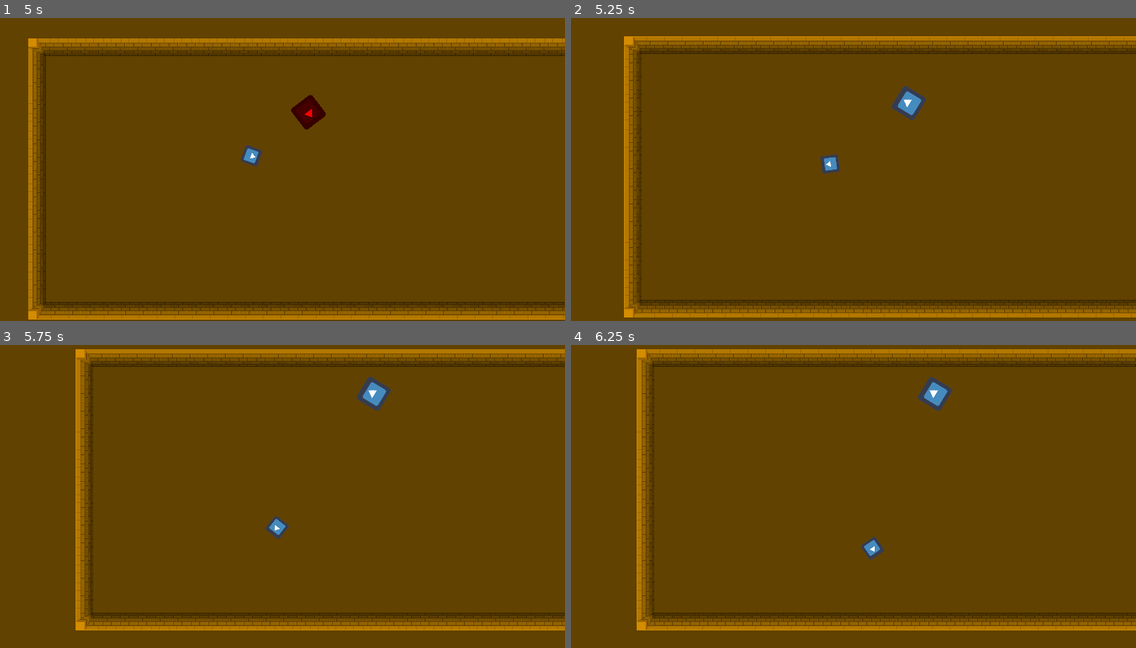
Above: before the commit, frames 1-4 (two rows, left to right).
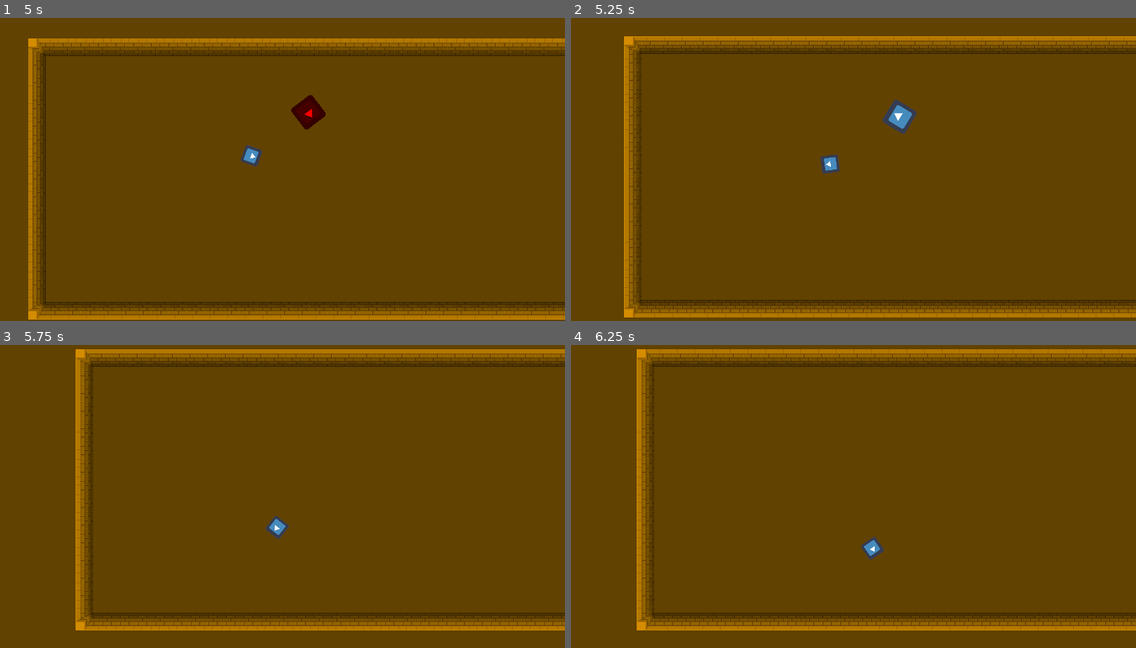
Above: after the commit, the same moments.

Repository: kinge880/GameJam
Game: Godot game, scene res://Word.tscn
Two runs of this game, one before a commit and one after it. Both use one fixed random seed, a clock stepped at 60 frames per second and the inputs below. The engine's default icon, where the game draws it, is replaced by a stand-in: a white triangle on a blue panel in a dark square.
Inputs (mouse positions are in pixels of both pictures, inside the frame that each line leads up to):
- Up to frame 1 (5 s): move the mouse to (406, 139) at 0.52 s; hold D (ui_right) 0.53-1.28 s; hold Space (atk) 0.53-1.28 s; move the mouse to (169, 172) at 1.27 s; hold S (ui_down) 1.28-2.03 s; tap Space (atk) at 1.35, 2.85, 4.35 s; move the mouse to (339, 84) at 2.02 s; hold D (ui_right) 2.03-2.78 s; hold Space (atk) 2.03-2.78 s; move the mouse to (254, 221) at 2.77 s; hold W (ui_up) 2.78-3.53 s; move the mouse to (452, 205) at 3.52 s; hold Space (atk) 3.53-4.28 s; hold A (ui_left) from 3.53 s (still down); move the mouse to (113, 105) at 4.27 s
- Up to frame 2 (5.25 s): move the mouse to (881, 157) at 5.02 s; release A (ui_left) at 5.03 s; hold S (ui_down) from 5.03 s (still down); hold Space (atk) from 5.03 s (still down)
- Up to frame 3 (5.75 s): keep holding S (ui_down); keep holding Space (atk)
- Up to frame 4 (6.25 s): move the mouse to (768, 399) at 5.77 s; release S (ui_down) at 5.78 s; release Space (atk) at 5.78 s; hold D (ui_right) from 5.78 s (still down); tap Space (atk) at 5.85 s

Frame 1 is identical in both runs. In frame 2, 0.6% of the frame differs, in the area x 55-63%, y 22-39%; in frame 3, 0.4%; in frame 4, 0.4%.

Commit message:
bataTA
DSD

Diff:
--- a/Enemy.tscn
+++ b/Enemy.tscn
@@ -22,6 +22,7 @@
 script = ExtResource( 1 )
 
 [node name="AreaMove" type="Area2D" parent="."]
+collision_mask = 2
 __meta__ = {
 "_edit_group_": true
 }
@@ -55,7 +56,6 @@
 texture = ExtResource( 3 )
 
 [node name="CollisionShape2D2" type="CollisionShape2D" parent="Path2D/PathFollow2D/Enemy"]
-visible = false
 position = Vector2( -0.0983276, 0.155396 )
 shape = SubResource( 3 )
 
--- a/Script/Enemy.gd
+++ b/Script/Enemy.gd
@@ -12,6 +12,7 @@
 var is_player = false
 var enemy_original_position
 var enemy_position
+var enemy_position_after_folow
 signal kill
 onready var path = get_node("../")
 var state = 2
@@ -45,7 +46,9 @@
 		global_rotation = atan2(to_origin.y, to_origin.x)
 		move_and_collide(to_origin * speed * delta)
 		#arrumando
-		if global_position == enemy_position:
+		print(to_origin)
+		print(enemy_position.normalized() * speed * delta)
+		if to_origin == to_origin:
 			state = 2
 
 	elif state == 2:
--- a/project.godot
+++ b/project.godot
@@ -57,6 +57,12 @@
  ]
 }
 
+[layer_names]
+
+2d_physics/layer_1="enviroments"
+2d_physics/layer_2="player"
+2d_physics/layer_3="enemys"
+
 [rendering]
 
 environment/default_environment="res://default_env.tres"
